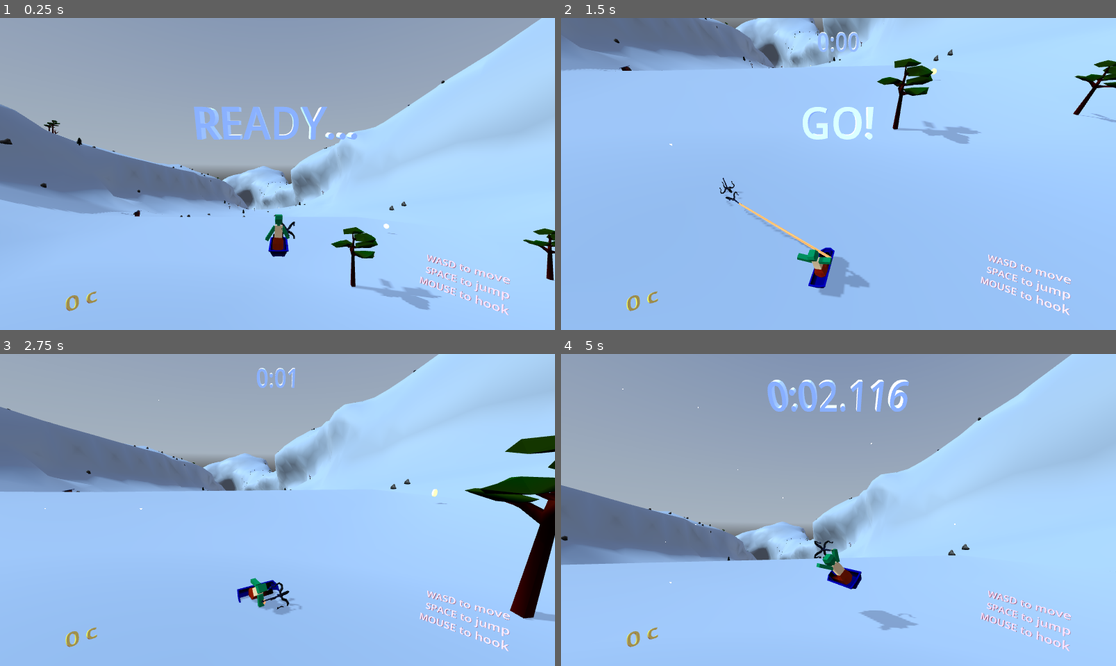
Above: before the commit, frames 1-4 (two rows, left to right).
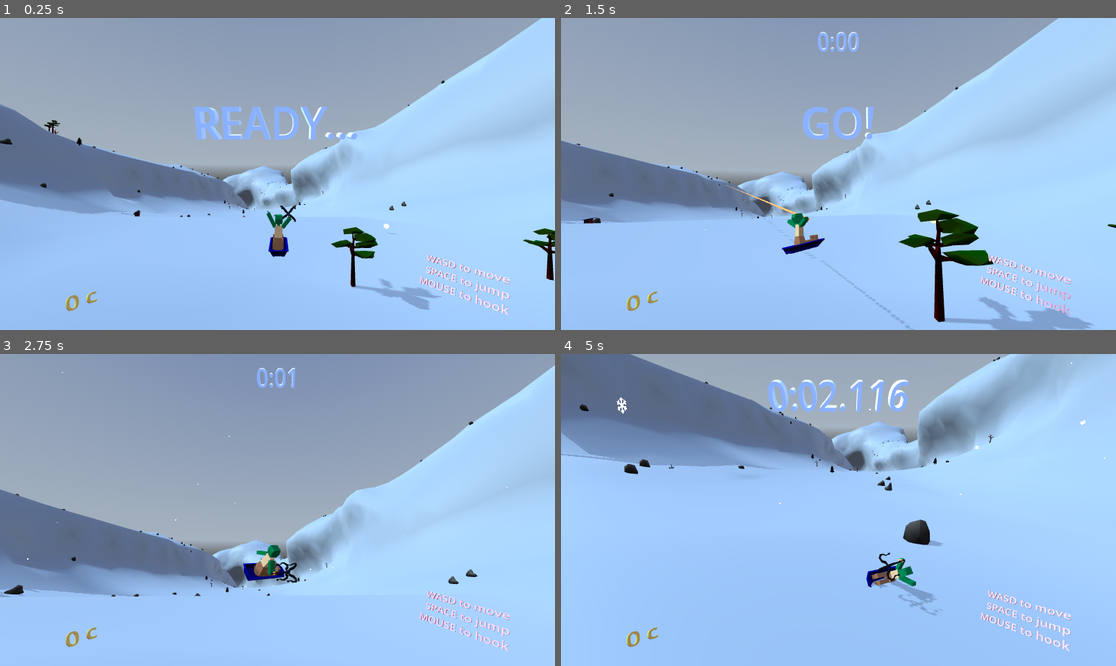
Above: after the commit, the same moments.

Repository: tokkoro/ggj24-sled
Game: Godot game, scene res://tomi_testaa/level_loader_scene.tscn
The game is run twice, just before and just after one commit, with the same random seed, the same clock (stepped at 60 frames per second) and the same inputs. A sky picture missing from this copy of the repository is replaced by a grey-blue gradient.
Inputs (mouse positions are in pixels of both pictures, inside the frame that each line leads up to):
- Up to frame 1 (0.25 s): no input
- Up to frame 2 (1.5 s): tap Enter at 0.5 s; move the mouse to (960, 158) at 0.52 s; hold Right (turn_right) 0.53-1.28 s; tap Space (jump) at 0.6, 0.77, 1.07 s; click (960, 158) at 0.67 s; move the mouse to (727, 189) at 1.27 s; hold Left (turn_left) from 1.28 s (still down); tap Down (break) at 1.35 s; click (727, 189) at 1.42 s
- Up to frame 3 (2.75 s): tap Space (jump) at 1.52, 1.55, 1.82, 2.3 s; move the mouse to (333, 441) at 2.02 s; release Left (turn_left) at 2.03 s; hold Right (turn_right) from 2.03 s (still down); hold Shift from 2.03 s (still down); click (333, 441) at 2.17 s
- Up to frame 4 (5 s): move the mouse to (810, 572) at 2.77 s; release Right (turn_right) at 2.78 s; release Shift at 2.78 s; hold Up (accelerate) 2.78-3.53 s; tap G at 2.85 s; click (810, 572) at 2.92 s; tap Space (jump) at 3.02, 3.05, 3.32, 3.77, 3.8, 4.07, 4.52, 4.55, 4.82 s; move the mouse to (1005, 556) at 3.52 s; hold Ctrl 3.53-4.28 s; hold Left (turn_left) from 3.53 s (still down); click (1005, 556) at 3.67 s; move the mouse to (672, 463) at 4.27 s; tap 1 at 4.35 s; click (672, 463) at 4.42 s

The runs differ from the first frame. In frame 1, 0.3% of the frame differs, in the area x 7-54%, y 34-75%; in frame 2, 46%, in the area x 0-100%, y 0-100%; in frame 3, 40%; in frame 4, 37%.

Commit message:
Sledder animation tweaks. Less bouncy physics. Boing only when visually shooting the hook shot.

Diff:
--- a/godot_project/rikun_kansio/Ninjarope.gd
+++ b/godot_project/rikun_kansio/Ninjarope.gd
@@ -66,11 +66,11 @@
 		return
 	if event is InputEventMouseButton:
 		if event.button_index == MouseButton.MOUSE_BUTTON_LEFT and event.pressed:
-			$NinjaRopeFired.play()
 			var result: Dictionary = get_mouse_hit()
 			var mouse_hit_position_3D:Vector3 = result.get("position", Vector3(0,10,0))
 			var target_object = result.get("collider", null)
 			if target_object:
+				$NinjaRopeFired.play()
 				# hit something, save the hit offset to that something, and attach the hook there
 				offset_to_target = (mouse_hit_position_3D - target_object.global_position)
 				target = target_object
--- a/godot_project/sled/sled.gd
+++ b/godot_project/sled/sled.gd
@@ -69,7 +69,7 @@
 	if abs(jump_input) > 1:
 		var extra = 1
 		if victory:
-			extra = -0.6
+			extra = 0.4
 		var forward_power : Vector3 = -transform.basis.z * jump_input
 		if victory:
 			forward_power = Vector3()
@@ -80,7 +80,7 @@
 	if can_jump < 0.1:
 		can_jump += delta
 		if victory:
-			can_jump += 2 * delta
+			can_jump += 10 * delta
 	turn_input = Input.get_axis("turn_right", "turn_left") * deg_to_rad(turning)
 	if not can_move:
 		return
@@ -112,9 +112,10 @@
 		turning_multi_per_speed = clamp(turning_multi_per_speed, 1, max_turning)
 		apply_torque_impulse(global_basis.y * -t * delta * 100 * turning_multi_per_speed)
 	# Animate
-	animator.set_turning(Input.get_axis("turn_right", "turn_left"))
+	animator.set_turning(turn_input / deg_to_rad(turning))
 	animator.set_acceleration(Input.get_axis("break", "accelerate"))
 	animator.set_jump(not ground_ray.is_colliding())
+	animator.set_falling(linear_velocity.y)
 
 func align_with_y(xform, new_y):
 	xform.basis.y = new_y
--- a/godot_project/tomi_testaa/hill_area.tscn
+++ b/godot_project/tomi_testaa/hill_area.tscn
@@ -29,7 +29,7 @@
 
 [sub_resource type="PhysicsMaterial" id="PhysicsMaterial_sh2yx"]
 friction = 0.13
-bounce = 0.5
+bounce = 0.2
 
 [sub_resource type="ArrayMesh" id="ArrayMesh_rfyos"]
 _surfaces = [{
@@ -80,6 +80,8 @@
 transparency = 2
 alpha_scissor_threshold = 0.5
 alpha_antialiasing_mode = 0
+blend_mode = 1
+cull_mode = 2
 albedo_texture = ExtResource("10_081dr")
 emission_enabled = true
 emission = Color(0.662745, 0.745098, 1, 1)
@@ -223,6 +225,8 @@
 transparency = 2
 alpha_scissor_threshold = 0.5
 alpha_antialiasing_mode = 0
+blend_mode = 1
+cull_mode = 2
 albedo_texture = ExtResource("10_081dr")
 emission_enabled = true
 emission = Color(1, 1, 1, 1)
--- a/godot_project/tomi_testaa/sleder_animator.gd
+++ b/godot_project/tomi_testaa/sleder_animator.gd
@@ -16,12 +16,13 @@
 
 var d = 0.2
 
-var max_hip_angle = 10
-var hand_idle_angle = 60
-var hand_turn_angle = 5
-var total_tilt_max = 10
-var is_in_air = false
-var holding_hook = false
+var max_hip_angle := 10.0
+var hand_idle_angle := 60.0
+var hand_turn_angle := 5.0
+var total_tilt_max := 10.0
+var is_in_air := true
+var falling_speed := -5.0
+var holding_hook := false
 
 func _process(delta):
 
@@ -30,34 +31,40 @@
 		# lean over and grap the point
 		pass
 
+	# set turning
+	hip.rotation = Vector3(0, 0, deg_to_rad(max_hip_angle * current_turning))
+	pulkka.rotation = Vector3(0, 0, deg_to_rad(total_tilt_max * current_turning))
+
+	var l_arm_target := hand_idle_angle
+	var r_arm_target := hand_idle_angle
+
+	if true:
+		# handling hands
+		if current_turning > 0:
+			l_arm_target = deg_to_rad(lerp(hand_idle_angle, hand_turn_angle, current_turning))
+			r_arm_target = -deg_to_rad(hand_idle_angle)
+			right_parti.emitting = false
+			left_parti.emitting = not is_in_air and current_turning > 0.4
+		else:
+			var t = -current_turning
+			l_arm_target = deg_to_rad(hand_idle_angle)
+			r_arm_target = deg_to_rad(lerp(-hand_idle_angle, -hand_turn_angle, t))
+			left_parti.emitting = false
+			right_parti.emitting = not is_in_air and current_turning < -0.4
+
 	# hands in the air
 	if victory_pos or is_in_air:
 		current_turning = lerp(current_turning, 0.0, 0.5)
 		current_acc = lerp(current_acc, 0.0, 0.5)
-		l_arm.rotation = Vector3(0, 0, lerp(l_arm.rotation.z, deg_to_rad(-hand_idle_angle), 0.5))
-		r_arm.rotation = Vector3(0, 0, lerp(r_arm.rotation.z, deg_to_rad(hand_idle_angle), 0.5))
-		left_parti.emitting = false
-		right_parti.emitting = false
+		var f : float = clamp(-falling_speed * 0.2, -1.0, 1.0) * 0.5 + 0.5
+		l_arm_target = deg_to_rad(lerp(hand_idle_angle, -hand_idle_angle, f))
+		r_arm_target = deg_to_rad(lerp(-hand_idle_angle, hand_idle_angle, f))
+		#left_parti.emitting = false
+		#right_parti.emitting = false
 
-	# set turning
-	hip.rotation = Vector3(0, 0, deg_to_rad(max_hip_angle * current_turning))
-	pulkka.rotation = Vector3(0, 0, deg_to_rad(total_tilt_max * current_turning))
-
-	if victory_pos or is_in_air:
-		pass
-	else:
-		# handling hands
-		if current_turning > 0:
-			l_arm.rotation = Vector3(0, 0, deg_to_rad(lerp(hand_idle_angle, hand_turn_angle, current_turning)))
-			r_arm.rotation = Vector3(0, 0, -deg_to_rad(hand_idle_angle))
-			right_parti.emitting = false
-			left_parti.emitting = current_turning > 0.9
-		else:
-			var t = -current_turning
-			l_arm.rotation = Vector3(0, 0, deg_to_rad(hand_idle_angle))
-			r_arm.rotation = Vector3(0, 0, deg_to_rad(lerp(-hand_idle_angle, -hand_turn_angle, t)))
-			left_parti.emitting = false
-			right_parti.emitting = current_turning < -0.9
+	var lerp_t = 1.0 - pow(0.0001, delta)
+	l_arm.rotation.z = lerp(l_arm.rotation.z, l_arm_target, lerp_t)
+	r_arm.rotation.z = lerp(r_arm.rotation.z, r_arm_target, lerp_t)
 
 func set_turning(amount: float):
 	current_turning = lerp(current_turning, amount, d)
@@ -70,3 +77,6 @@
 
 func set_jump(jumpping: bool):
 	is_in_air = jumpping
+
+func set_falling(falling_speed_: float):
+	falling_speed = falling_speed_
Not shown, changed: build/html5/.htaccess
